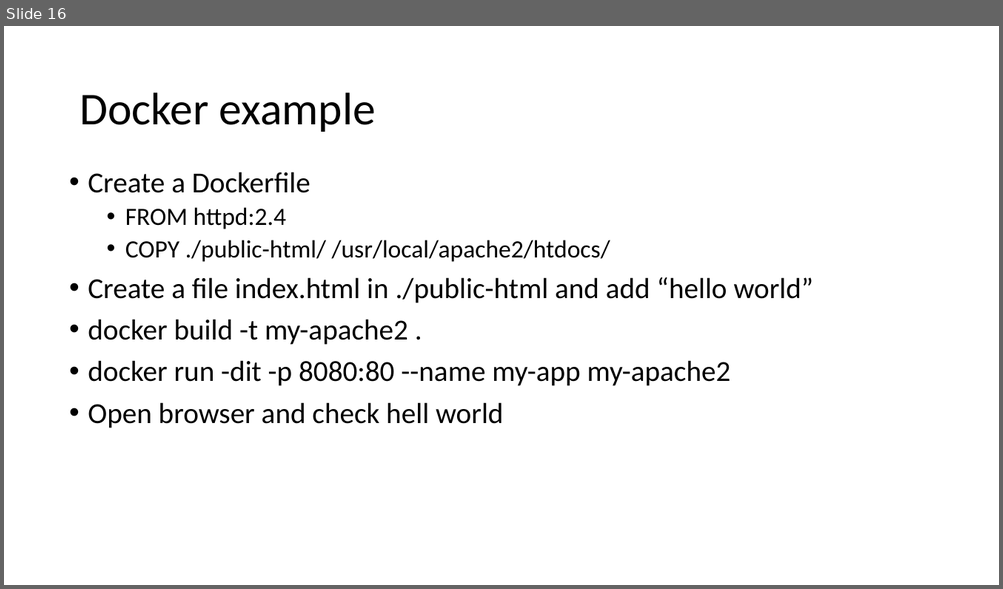
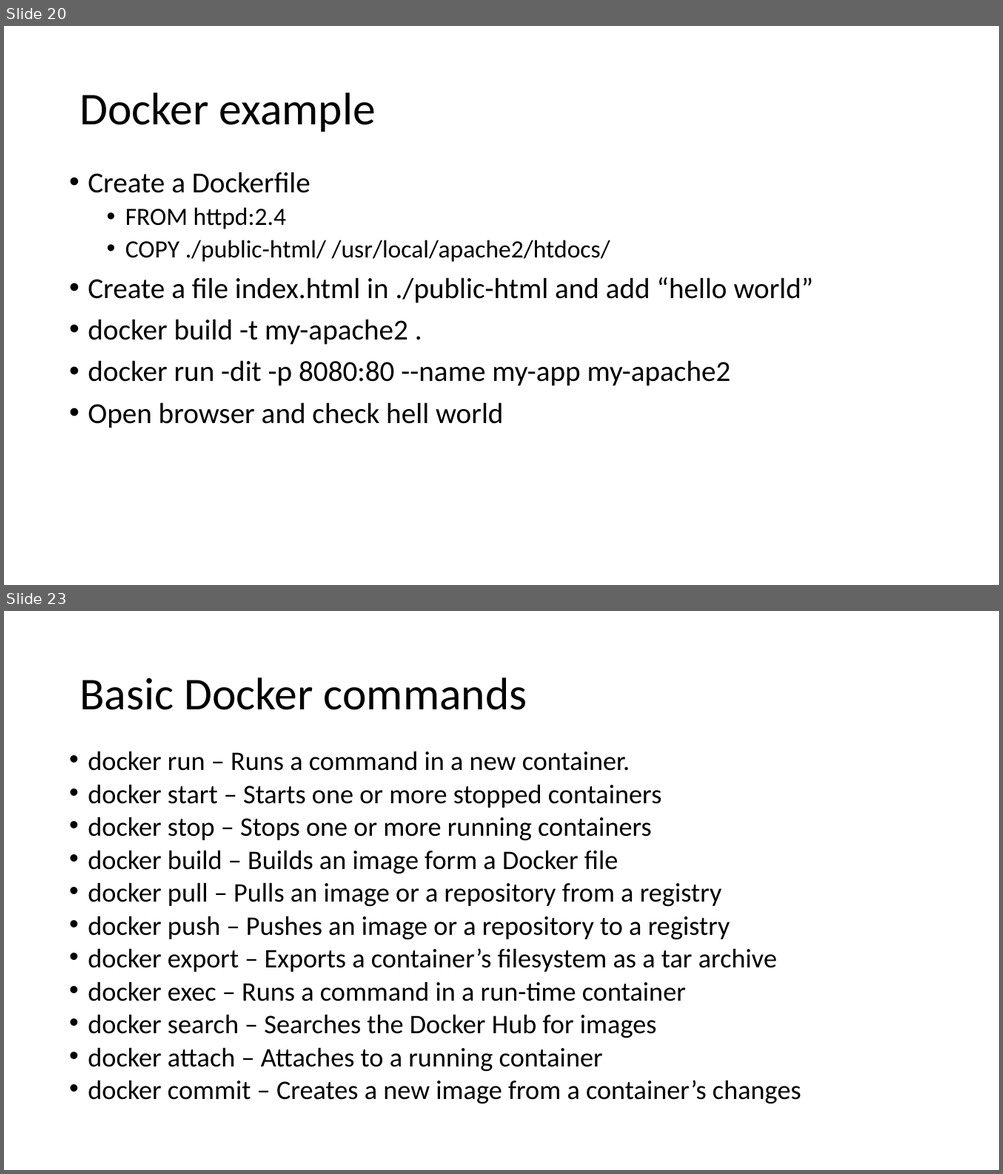
Before and after one commit to uwacsp/cits5503, a slide deck: Lectures/CITS5503Virtualisation.pptx. Shown one above the other, each under a label of ours: slide 16 before the commit, slides 20 and 23 after it; the slides between them are not shown. The pictures are 1003x589 and 1003x1174 pixels, drawn with LibreOffice and Linux fonts; fonts in the diff are those of the drawing. Boxes give left, top, right and bottom in pixels: in the first picture for what was removed or moved away, otherwise in the second. Text is boxed around its words. In the diff, an @@ line names an element or a change of style, - is before the commit and + after.

```diff
--- a/Lectures/CITS5503Virtualisation.pptx
+++ b/Lectures/CITS5503Virtualisation.pptx
@@ slide 23 added at (x1=4, y1=611, x2=999, y2=1170), background #FFFFFF @@
@@ title added at (x1=79, y1=678, x2=527, y2=710), 44 pt, text #000000 @@
+Basic Docker commands
@@ text added at (x1=88, y1=751, x2=801, y2=1105), 25.9 pt, text #000000 @@
+• docker run – Runs a command in a new container.
+• docker start – Starts one or more stopped containers
+• docker stop – Stops one or more running containers
+• docker build – Builds an image form a Docker file
+• docker pull – Pulls an image or a repository from a registry
+• docker push – Pushes an image or a repository to a registry
+• docker export – Exports a container’s filesystem as a tar archive
+• docker exec – Runs a command in a run-time container
+• docker search – Searches the Docker Hub for images
+• docker attach – Attaches to a running container
+• docker commit – Creates a new image from a container’s changes
@@ what was slide 16 is now slide 20 @@
```
Also in this commit, not shown: 1 slide changed, 20 other slides added, 1 slide removed, 4 other files.
